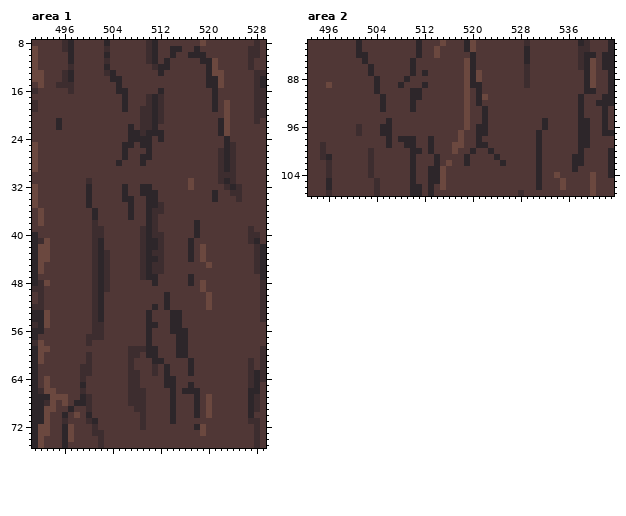
Two versions of one pixel-art file, Project/assets/world/tileset1.aseprite. This is how it looked before the edit.
640x640 pixels, 1 frame. Colours within 5 levels of each other are drawn and written as one. Shown: area 1: x 491..529, y 8..75; area 2: x 493..543, y 82..107. The commit also changed other parts of the picture, which this record leaves out.
After:
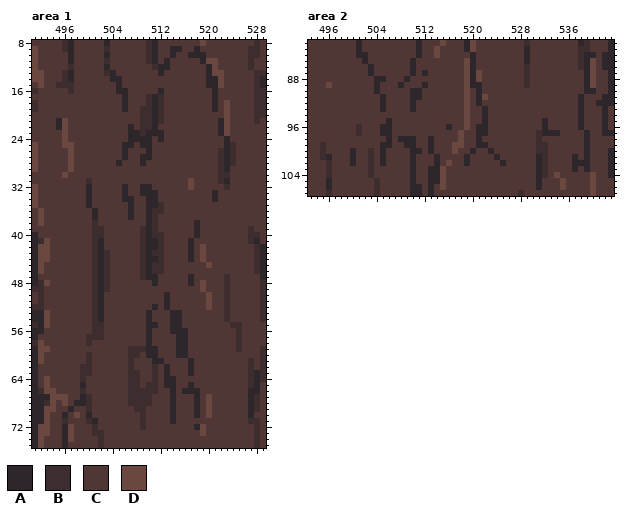
Palette (. is transparent): A #2d262a  B #3d2d2f  C #503736  D #6b483f
Diff:
Changed rows in their new state; - is an unchanged pixel.
Area 1, layers "trees/roots3", "trees/trunks":
first column x 520:
11 D
first column x 496:
21 D-----------------------------
22 D-----------------------------
23 D-----------------------------
24 D-----------------------------
25 DD----------------------------
26 -D----------------------------
27 -D----------------------------
28 -D----------------------------
29 -D--------------------------C-
30 D---------------------------C-
31 ----------------------------C-
32 ----------------------------CC
33 ----------------------------CC
34 -----------------------------C
first column x 523:
47 B--
48 B--
49 B--
50 B--
51 B--
52 B--
53 B--
54 B--
55 -BB
56 --B
57 --B
58 --B
59 --B
first column x 510:
64 -B
65 BB
66 BB
67 B-
68 B-
Area 2, layers "trees/roots3", "trees/trunks":
first column x 505:
 88 A
first column x 500:
 95 ---------------------------------------C
 96 ----------------A----------------------C
 97 -------------------------------BAAA---C-
 98 -------------------------------B------C-
 99 -----A-------------------------BB-----C-
100 A----A-------------------------BB-----CA
101 A----A--------------------------B-----CA
102 A----A--------------------------B------A
103 --------------------------------B------A
104 --------------------------------B-------
